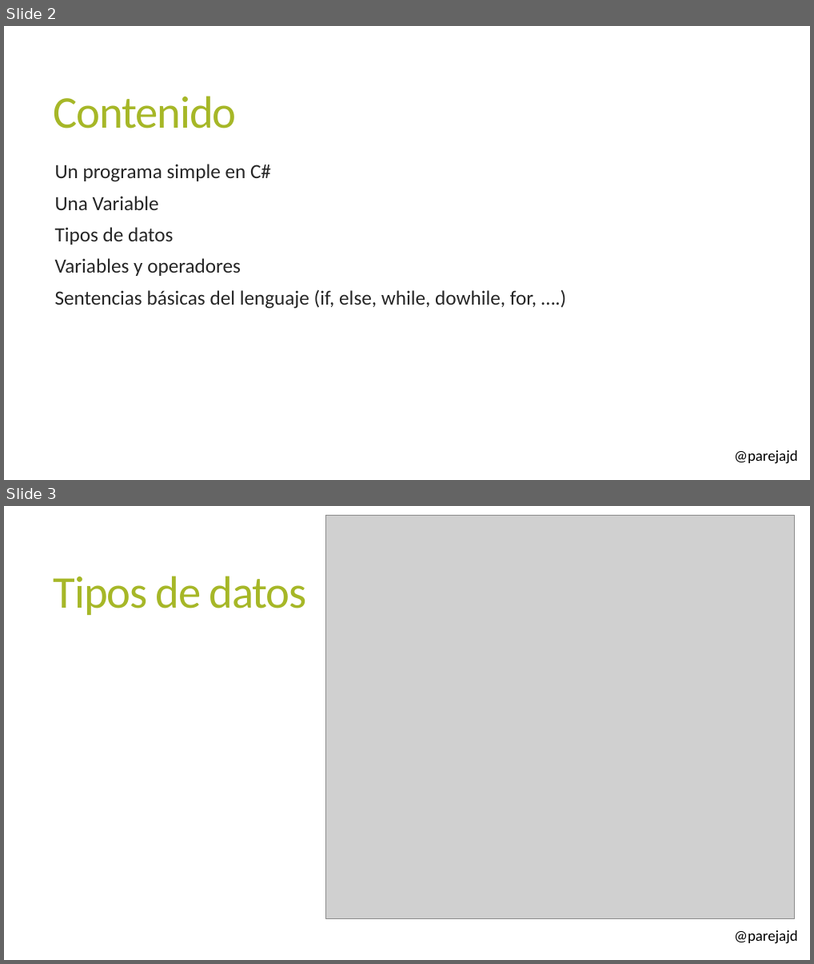
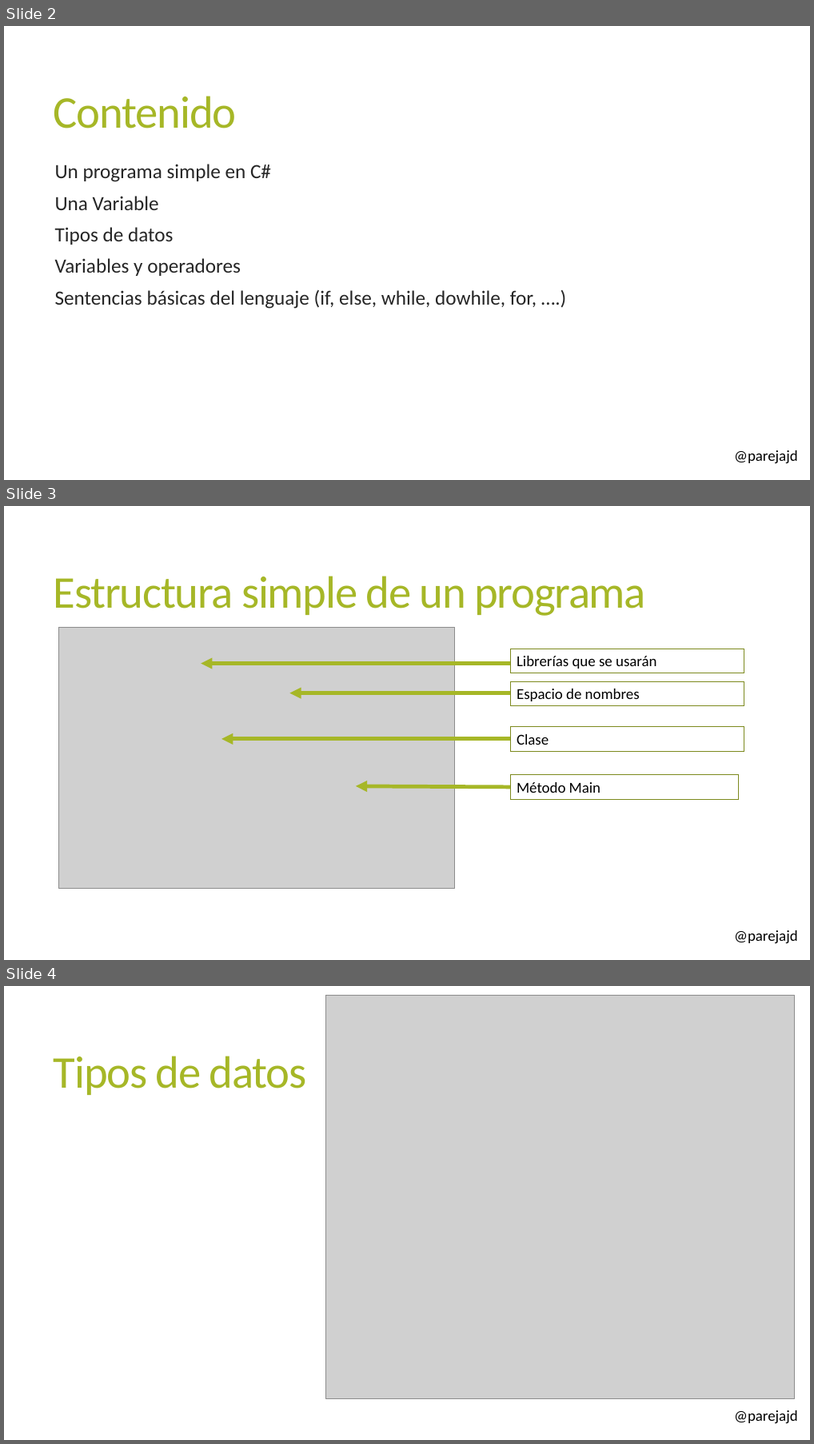
Before and after one commit to parejajd/AprendiendoDotNet, a slide deck: Presentations/2. Introducción a C#.pptx. Shown one above the other, each under a label of ours: slides 2 and 3 before the commit, slides 2, 3 and 4 after it. The pictures are 814x964 and 814x1444 pixels, drawn with LibreOffice and Linux fonts; fonts in the diff are those of the drawing; grey boxes stand for pictures; background and template pictures are left out. Boxes give left, top, right and bottom in pixels: in the first picture for what was removed or moved away, otherwise in the second. Text is boxed around its words. In the diff, an @@ line names an element or a change of style, - is before the commit and + after.

```diff
--- a/Presentations/2. Introducción a C#.pptx
+++ b/Presentations/2. Introducción a C#.pptx
@@ slide 3 added at (4, 506, 810, 960), background #FFFFFF; not listed: 1 template element that a slide beside it also shows @@
@@ title added at (54, 576, 646, 616), 54 pt, text #A6B727 @@
+Estructura simple de un programa
@@ picture added at (58, 627, 454, 888) @@
@@ rectangle added at (511, 648, 745, 673), outline #7D891D 0.75 pt, 18 pt, text #000000 @@
+Librerías que se usarán
@@ arrow added from (511, 664) to (202, 664), #A6B727 4.5 pt @@
@@ arrow added from (511, 693) to (290, 693), #A6B727 4.5 pt @@
@@ rectangle added at (511, 681, 745, 706), outline #7D891D 0.75 pt, 18 pt, text #000000 @@
+Espacio de nombres
@@ arrow added from (511, 739) to (222, 739), #A6B727 4.5 pt @@
@@ rectangle added at (511, 727, 745, 751), outline #7D891D 0.75 pt, 18 pt, text #000000 @@
+Clase
@@ arrow added from (511, 787) to (356, 786), #A6B727 4.5 pt @@
@@ rectangle added at (511, 775, 739, 799), outline #7D891D 0.75 pt, 18 pt, text #000000 @@
+Método Main
@@ what was slide 3 is now slide 4 @@
```
Also in this commit, not shown: 7 other files.
